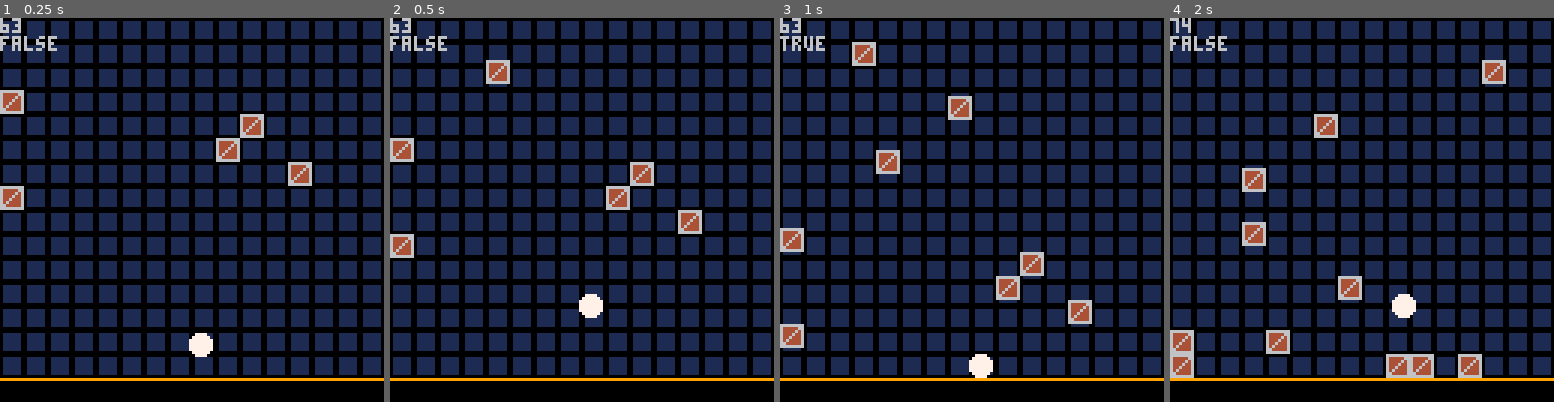
Above: before the commit, frames 1-4 (left to right).
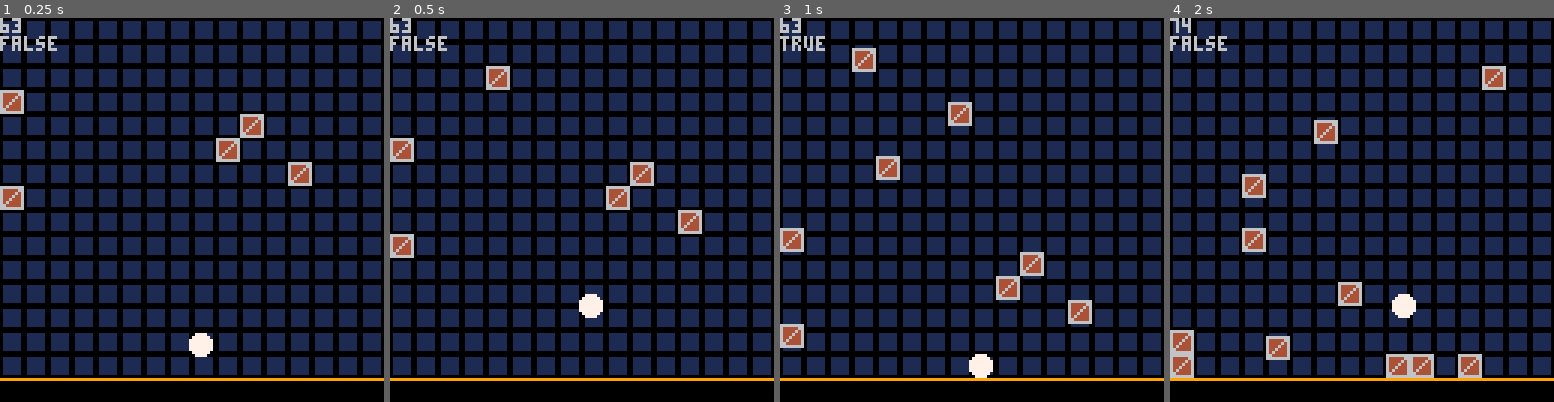
Above: after the commit, the same moments.

Repository: alstonStone/pico8_T-Jump
Game: PICO-8 cartridge t-jump.p8
Two runs of this game, one before a commit and one after it. Both use one fixed random seed, a clock stepped at 60 frames per second and the inputs below.
Inputs:
- Up to frame 1 (0.25 s): no input
- Up to frame 2 (0.5 s): tap X (X key) at 0.33 s
- Up to frame 3 (1 s): no input
- Up to frame 4 (2 s): tap X (X key) at 1.07, 1.85 s; hold Right from 1.6 s (still down)

Frame 1 is identical in both runs. In frame 2, 0.3% of the frame differs, in the area x 25-32%, y 10-19%; in frame 3, 0.9%; in frame 4, 1.8%, in the area x 18-88%, y 10-90%.

Commit message:
Work in prog
outline of kl, removed some unused code. added a red color sprite for displaying the line.

Diff:
--- a/t-jump.p8
+++ b/t-jump.p8
@@ -7,12 +7,16 @@
 	debug=false
 	gravity=2
 	gravity_max=15
+	gm_init()
+	kl_init(3,5)
 	plr_init()
 	bm_init()
 end
 
 
 function _update()
+	gm_update()
+	kl_update()
 	plr_update()
 	bm_update()
 end
@@ -22,8 +26,10 @@
 	cls()
 	map()
 	print(plr.x)
+
 	plr_draw()
 	bm_draw()
+	kl_draw()
 end
 -->8
 --block manager-----------------------------------------------------------------
@@ -34,20 +40,13 @@
 	blocks={}
 	for i=1,5 do
 		add(blocks, spawn_block(flr(rnd(16))*8,i*8))
-		--flr(rnd(15))
-	end
-	timers={}
-	add(timers,call_function_every_x_seconds(.15,spawn_block_random_X))
-	add(timers,call_function_every_x_seconds(10,remove_blocks_above_yvalue,96))
+	end
 end
 
 
 function bm_update()
 	for b in all(blocks) do
 		b:update()
-	end
-	for t in all (timers) do
-		t:update()
 	end
 end
 
@@ -101,6 +100,7 @@
 			add(blocks,b)
 		end
 	end
+	old_blocks=nil
 	enable_gravity_for_all_blocks()
 end
 
@@ -276,28 +276,20 @@
 	score=0
 	difficulty=1
 	timers={}
-
-	bw=8 --block width--
-	bh=8 --block height
-	blocks={}
-	for i=1,5 do
-		add(blocks, spawn_block(flr(rnd(16))*8,i*8))
-		--flr(rnd(15))
-	end
+	add(timers,call_function_every_x_seconds(.15,spawn_block_random_X))
+	add(timers,call_function_every_x_seconds(10,remove_blocks_above_yvalue,96))
 end
 
 
 function gm_update()
-	for b in all(blocks) do
-		b:update()
+	for t in all (timers) do
+		t:update()
 	end
 end
 
 
 function gm_draw()
-	for b in all(blocks) do
-		b:draw()
-	end
+
 end
 
 
@@ -331,40 +323,73 @@
 end
 
 
-
 -->8
 --kill line---------------------------------------------------------------------
 
-function kl_init()
+function kl_init(row,time)
 	kl={}
-	kl.x1=0
-	kl.x2=120
-	kl.y=63
-
+	kl.y=(120-(row*8))
+	kl.row=row
+	kl.active=true
+	kl.displayed=false
+	kl.display_count=3
+	kl.display_frames=30
+	kl.display_frames_count=0
+	kl.countdown_time=time*60
+	kl.countdown_interval=kl.countdown_time/3
 end
 
 
 function kl_update()
-
-end
-
+	--update countdown time-
+	kl.countdown_time-=1
+	if kl.countdown_time>=(kl.countdown_time*kl.display_count) then
+		kl_display()
+		kl.display_count-=1
+	end
+
+	if kl.displayed then
+		if kl.display_frames_count<=kl.display_frames then
+			kl.display_frames_count+=1
+		else
+			kl.display_count=0
+			kl.displayed=false
+		end
+	end
+
+	if kl.display_count<0 then
+		remove_blocks_above_yvalue(kl.y)
+		kl.active=false
+	end
+end
+
+function kl_activate()
+	kl.active=true
+end
+
+function kl_display()
+	kl.displayed=true
+end
 
 function kl_draw()
-	spr(7,kl.x1,kl.y)
-	spr(8,kl.x2,kl.y)
+	if(kl.displayed) then
+		for xv=1,16 do
+			spr(9,xv*8,kl.y)
+		end
+	end
 end
 
 
 
 __gfx__
-00000000007777000000000066666666999999996666666666666666550000000000005500000000000000000000000000000000000000000000000000000000
-00000000077777700111111064444466000000006644444444444466685500000000558600000000000000000000000000000000000000000000000000000000
-00700700777777770111111064444646000000006464444444444646686855500555868600000000000000000000000000000000000000000000000000000000
-00077000777777770111111064446446000000006446444444446446686868688686868600000000000000000000000000000000000000000000000000000000
-00077000777777770111111064464446000000006444644444464446686868688686868600000000000000000000000000000000000000000000000000000000
-00700700777777770111111064644446000000006444464444644446686855500555868600000000000000000000000000000000000000000000000000000000
-00000000077777700111111066444446000000006444446446444446685500000000558600000000000000000000000000000000000000000000000000000000
-00000000007777000000000066666666000000006444444664444446550000000000005500000000000000000000000000000000000000000000000000000000
+00000000007777000000000066666666999999996666666666666666550000000000005588888888000000000000000000000000000000000000000000000000
+00000000077777700111111064444466000000006644444444444466685500000000558688888888000000000000000000000000000000000000000000000000
+00700700777777770111111064444646000000006464444444444646686855500555868688888888000000000000000000000000000000000000000000000000
+00077000777777770111111064446446000000006446444444446446686868688686868688888888000000000000000000000000000000000000000000000000
+00077000777777770111111064464446000000006444644444464446686868688686868688888888000000000000000000000000000000000000000000000000
+00700700777777770111111064644446000000006444464444644446686855500555868688888888000000000000000000000000000000000000000000000000
+00000000077777700111111066444446000000006444446446444446685500000000558688888888000000000000000000000000000000000000000000000000
+00000000007777000000000066666666000000006444444664444446550000000000005588888888000000000000000000000000000000000000000000000000
 00000000000000000000000000000000000000006444444664444446000000000000000000000000000000000000000000000000000000000000000000000000
 00000000000000000000000000000000000000006444446446444446000000000000000000000000000000000000000000000000000000000000000000000000
 00000000000000000000000000000000000000006444464444644446000000000000000000000000000000000000000000000000000000000000000000000000
